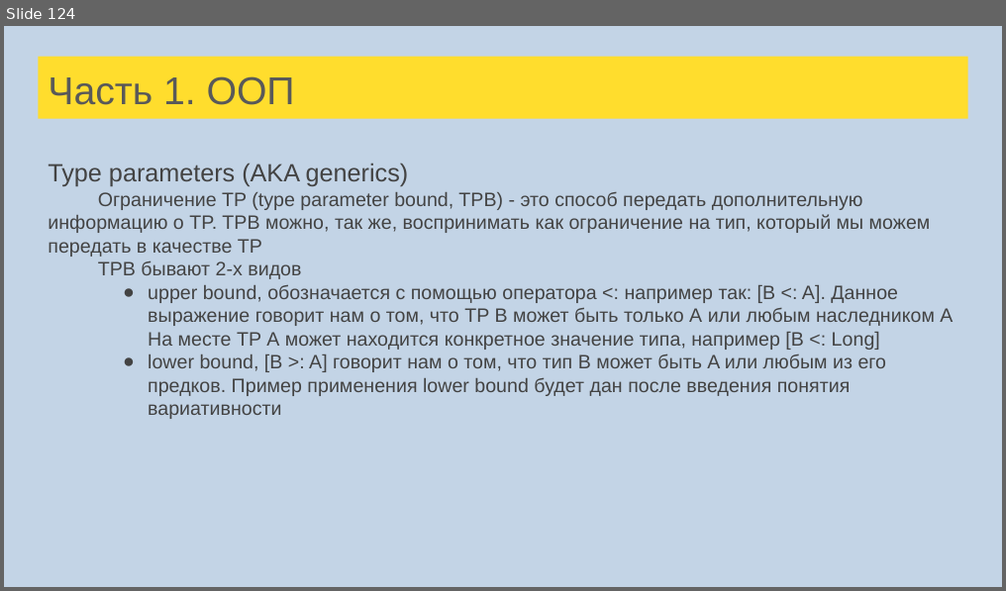
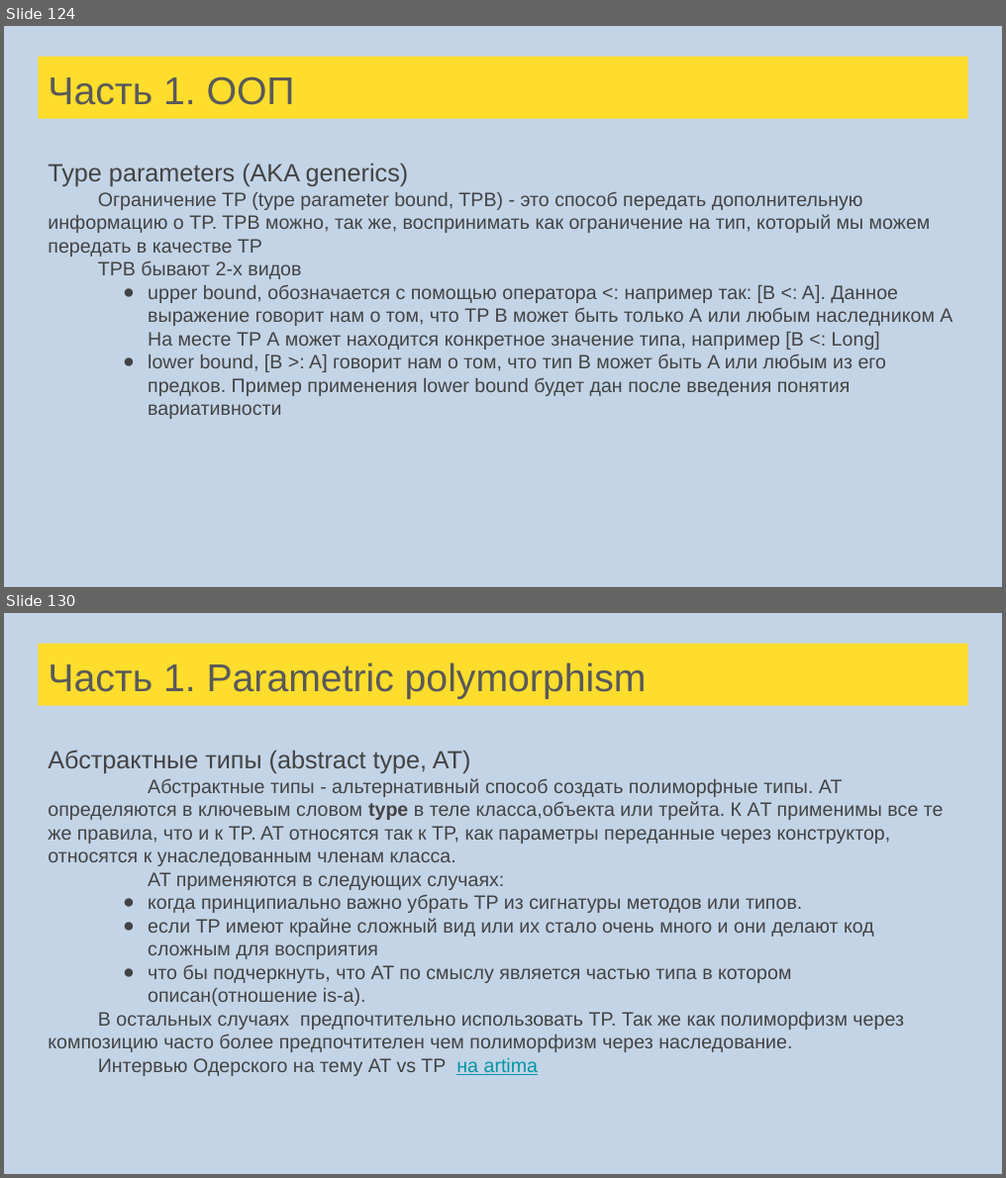
Before and after one commit to tralfamadore/ScalaLectures, a slide deck: src/main/resources/Лекции Scala для FinTech.pptx. Shown one above the other, each under a label of ours: slide 124 before the commit, slides 124 and 130 after it; the slides between them are not shown. The pictures are 1006x591 and 1006x1178 pixels, drawn with LibreOffice and Linux fonts; fonts in the diff are those of the drawing. Boxes give left, top, right and bottom in pixels: in the first picture for what was removed or moved away, otherwise in the second. Text is boxed around its words. In the diff, an @@ line names an element or a change of style, - is before the commit and + after.

Commit message:
Type parameters and implicit tasks New lectures

```diff
--- a/src/main/resources/Лекции Scala для FinTech.pptx
+++ b/src/main/resources/Лекции Scala для FinTech.pptx
@@ slide 130 added at (x1=4, y1=613, x2=1002, y2=1174), background #C3D4E6 @@
@@ title added at (x1=38, y1=643, x2=968, y2=706), fill #FFDD2D, 28 pt, text #595959 @@
+Часть 1. Parametric polymorphism
@@ text added at (x1=48, y1=750, x2=944, y2=1076), 14 pt, text #434343 @@
+Абстрактные типы (abstract type, AT)
+Абстрактные типы - альтернативный способ создать полиморфные типы. AT определяются в ключевым словом type в теле класса,объекта или трейта. К АT применимы все те же правила, что и к TP. AT относятся так к TP, как параметры переданные через конструктор, относятся к унаследованным членам класса.
+AT применяются в следующих случаях:
+● когда принципиально важно убрать TP из сигнатуры методов или типов.
+● если TP имеют крайне сложный вид или их стало очень много и они делают код сложным для восприятия
+● что бы подчеркнуть, что AT по смыслу является частью типа в котором описан(отношение is-a).
+В остальных случаях предпочтительно использовать TP. Так же как полиморфизм через композицию часто более предпочтителен чем полиморфизм через наследование.
+Интервью Одерского на тему AT vs TP на artima
```
Also in this commit, not shown: 17 slides changed, 22 other slides added, 1 slide removed, 4 other files.
